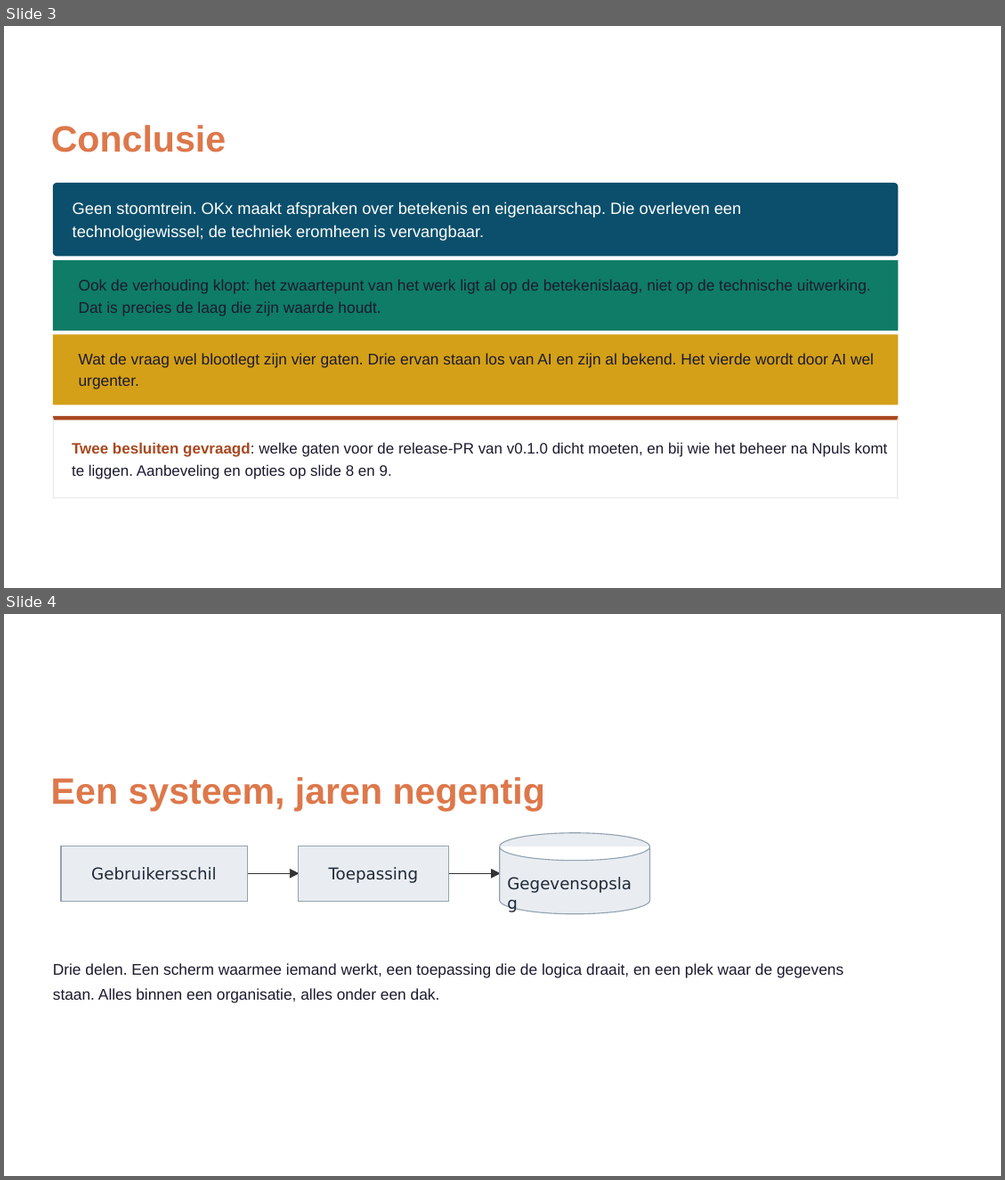
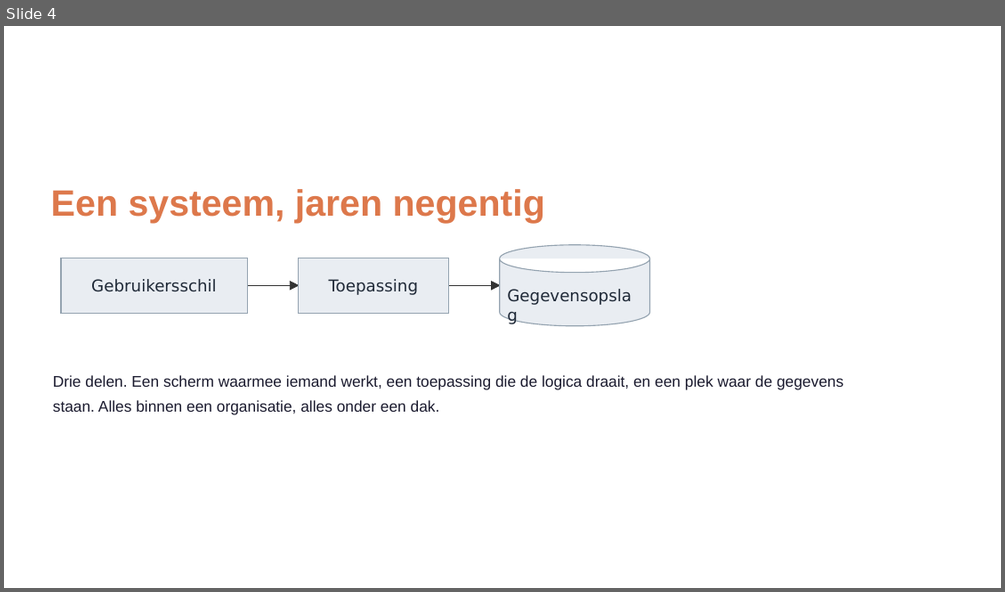
Before and after one commit to Npuls-OKx/meta, a slide deck: presentaties/export/260904_ai_houdbaarheid/260904_ai_houdbaarheid.pptx. Shown one above the other, each under a label of ours: slides 3 and 4 before the commit, slide 4 after it. The pictures are 1005x1180 and 1005x592 pixels, drawn with LibreOffice and Linux fonts; fonts in the diff are those of the drawing; background and template pictures are left out. Boxes give left, top, right and bottom in pixels: in the first picture for what was removed or moved away, otherwise in the second. Text is boxed around its words. In the diff, an @@ line names an element or a change of style, - is before the commit and + after.

```diff
--- a/presentaties/export/260904_ai_houdbaarheid/260904_ai_houdbaarheid.pptx
+++ b/presentaties/export/260904_ai_houdbaarheid/260904_ai_houdbaarheid.pptx
@@ slide 3 removed at (4,26,1001,588), background picture (left out) @@
@@ freeform shape removed at (4,26,1001,588) @@
@@ freeform shape removed at (4,26,1001,588) @@
@@ text removed at (51,125,226,152) @@
-Conclusie
@@ freeform shape removed at (53,183,898,256) @@
@@ text removed at (73,201,741,217) @@
-Geen stoomtrein. OKx maakt afspraken over betekenis en eigenaarschap. Die overleven een
@@ text removed at (73,224,485,240) @@
-technologiewissel; de techniek eromheen is vervangbaar.
@@ freeform shape removed at (53,260,898,330) @@
@@ freeform shape removed at (56,260,898,330) @@
@@ text removed at (79,279,871,294) @@
-Ook de verhouding klopt: het zwaartepunt van het werk ligt al op de betekenislaag, niet op de technische uitwerking.
@@ text removed at (79,301,380,316) @@
-Dat is precies de laag die zijn waarde houdt.
@@ freeform shape removed at (53,335,898,405) @@
@@ freeform shape removed at (56,335,898,405) @@
@@ text removed at (79,353,874,368) @@
-Wat de vraag wel blootlegt zijn vier gaten. Drie ervan staan los van AI en zijn al bekend. Het vierde wordt door AI wel
@@ text removed at (79,376,139,389) @@
-urgenter.
@@ freeform shape removed at (53,416,898,498) @@
@@ freeform shape removed at (53,416,898,419) @@
@@ freeform shape removed at (53,416,54,498) @@
@@ freeform shape removed at (898,416,898,498) @@
@@ text removed at (72,442,888,457) @@
-Twee besluiten gevraagd: welke gaten voor de release-PR van v0.1.0 dicht moeten, en bij wie het beheer na Npuls komt
@@ text removed at (72,464,392,479) @@
-te liggen. Aanbeveling en opties op slide 8 en 9.
@@ freeform shape removed at (53,497,898,498) @@
```
Also in this commit, not shown: 6 slides changed, 5 slides added, 6 other slides removed, 2 other files.
